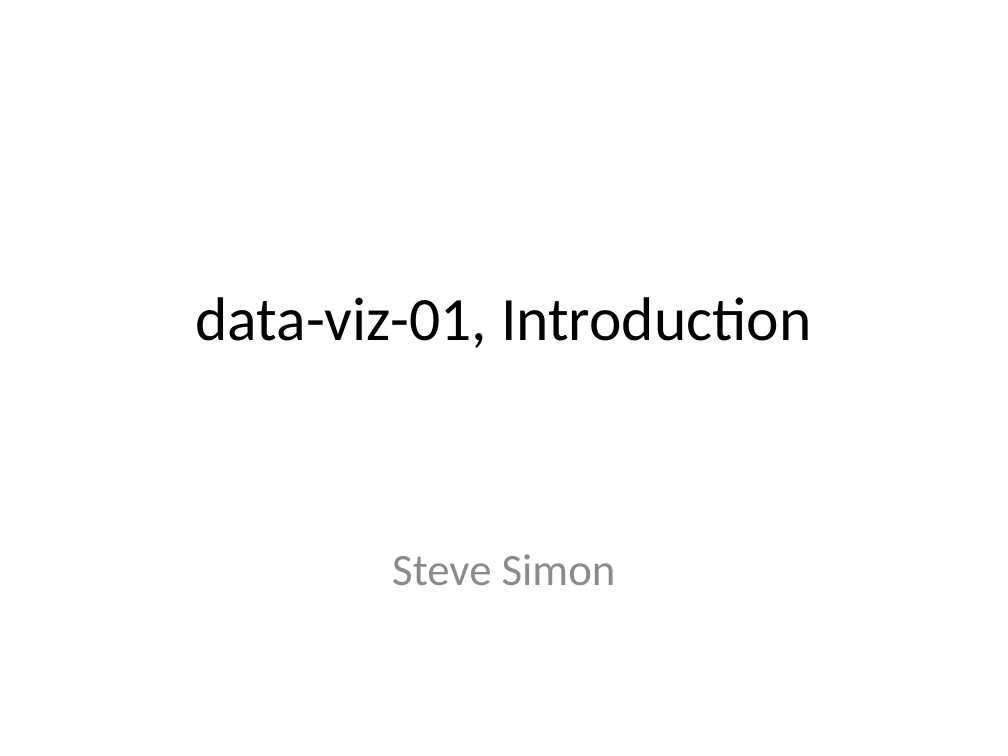
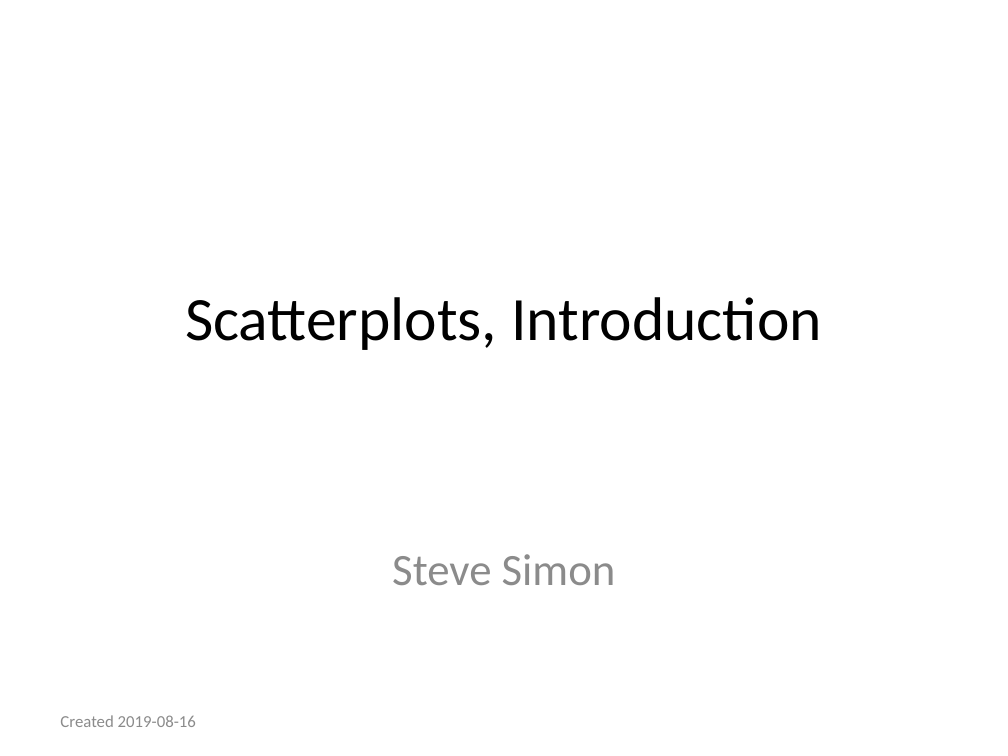
Before and after one commit to pmean/data-visualization, a slide deck: slide 1 of data-viz-01/component/introduction.pptx. Drawn at 1008x756 pixels with LibreOffice and Linux fonts; fonts in the diff are those of the drawing. Boxes give left, top, right and bottom in pixels: in the first picture for what was removed or moved away, otherwise in the second. Text is boxed around its words. In the diff, an @@ line names an element or a change of style, - is before the commit and + after.

Commit message:
Tweaking scatterplot programs

```diff
--- a/data-viz-01/component/introduction.pptx
+++ b/data-viz-01/component/introduction.pptx
@@ title at bbox=[185, 297, 822, 350]: text changed @@
-data-viz-01, Introduction
+Scatterplots, Introduction
@@ text added at bbox=[60, 715, 196, 727], 12 pt, text #8C8C8C @@
+Created 2019-08-16
```
Also in this commit, not shown: 1 other slide changed, 16 other files.
